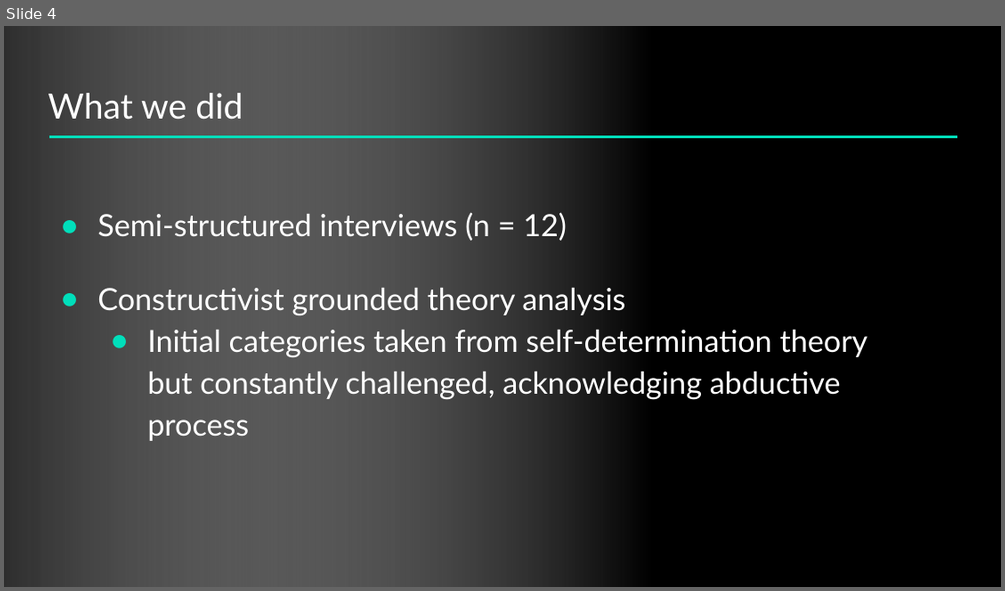
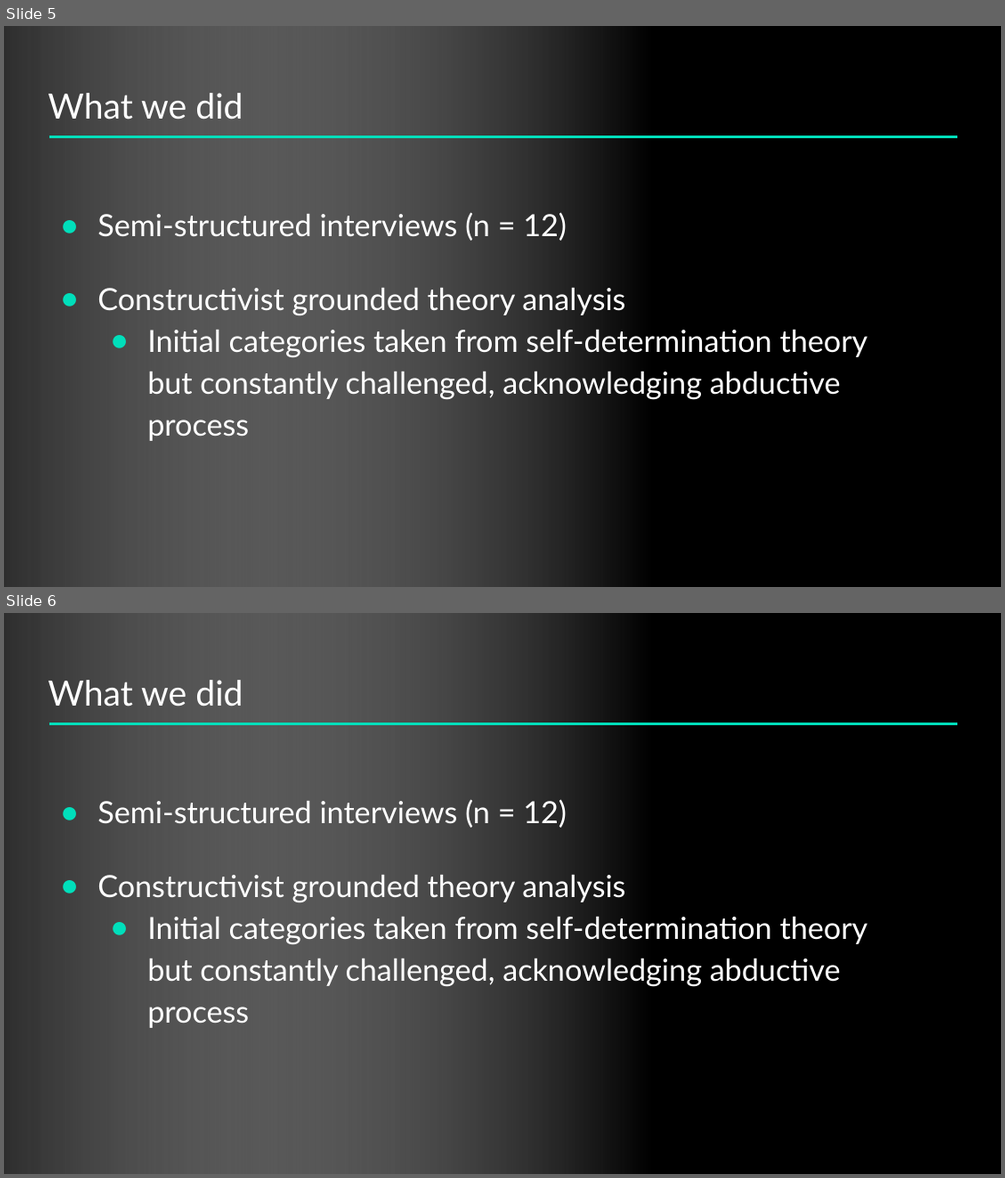
Before and after one commit to nballou/nickballousite, a slide deck: static/files/iggiCon22_needFrustration.pptx. Shown one above the other, each under a label of ours: slide 4 before the commit, slides 5 and 6 after it. The pictures are 1005x591 and 1005x1178 pixels, drawn with LibreOffice and Linux fonts; fonts in the diff are those of the drawing. Boxes give left, top, right and bottom in pixels: in the first picture for what was removed or moved away, otherwise in the second. Text is boxed around its words. In the diff, an @@ line names an element or a change of style, - is before the commit and + after.

```diff
--- a/static/files/iggiCon22_needFrustration.pptx
+++ b/static/files/iggiCon22_needFrustration.pptx
@@ slide 6 added at (4,613,1001,1174), background #FFFFFF @@
@@ rectangle added at (4,613,1001,1173), fill #2C2C2C @@
@@ rectangle added at (4,613,1001,1174), fill gradient #000000 to #FFFFFF @@
@@ title added at (48,680,243,706), 25.2 pt, text #FFFFFF @@
+What we did
@@ line added from (48, 723) to (957, 723), #00DFBB 2.25 pt @@
@@ text added at (97,799,566,827), 22 pt, text #FFFFFF @@
+● Semi-structured interviews (n = 12)
@@ text added at (97,874,868,1028), 22 pt, text #FFFFFF @@
+● Constructivist grounded theory analysis
+                ● Initial categories taken from self-determination theory but constantly challenged, acknowledging abductive process
@@ what was slide 4 is now slide 5 @@
```
Also in this commit, not shown: 3 other slides added, 2 other files.
